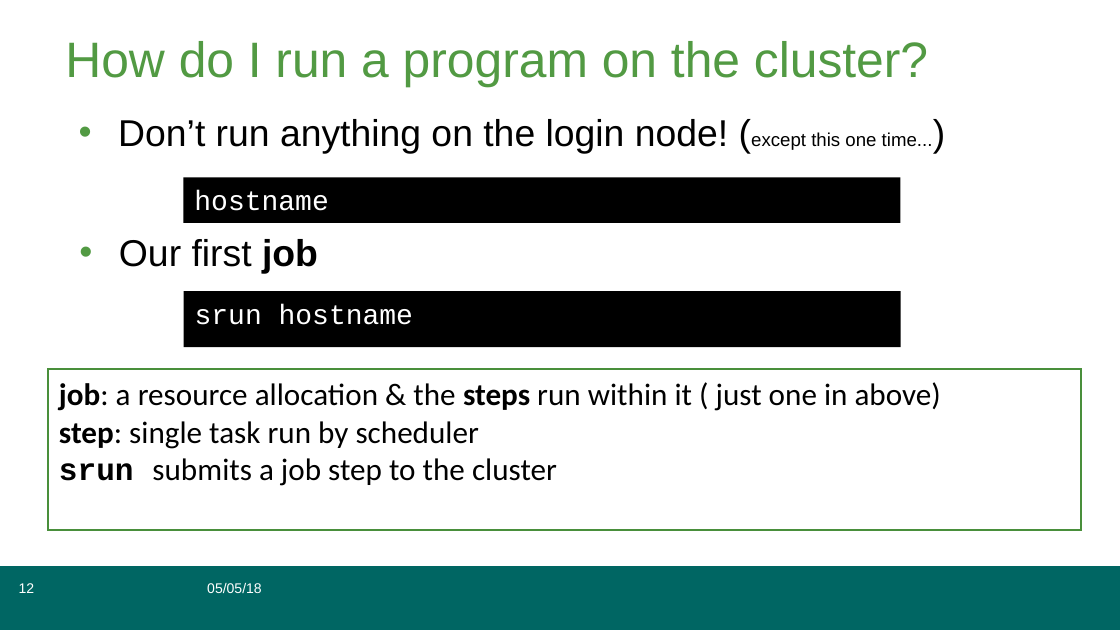
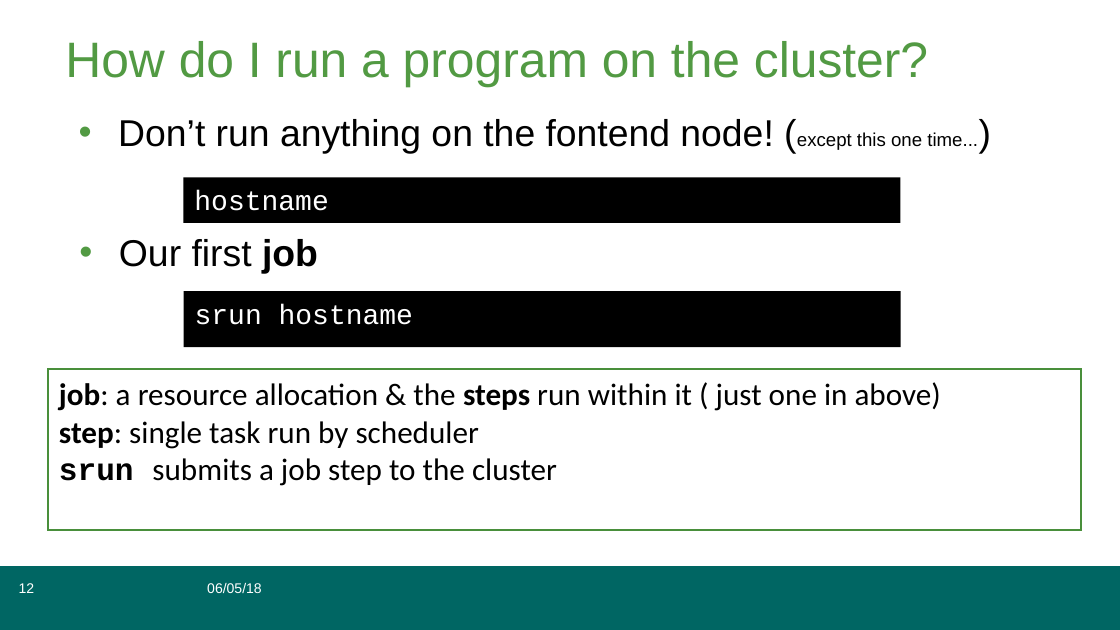
Before and after one commit to grimbough/embl_hpc, a slide deck: slide 12 of cluster_training2018.odp. Drawn at 1120x630 pixels with LibreOffice and Linux fonts; fonts in the diff are those of the drawing. Boxes give left, top, right and bottom in pixels: in the first picture for what was removed or moved away, otherwise in the second. Text is boxed around its words. In the diff, an @@ line names an element or a change of style, - is before the commit and + after.

```diff
--- a/cluster_training2018.odp
+++ b/cluster_training2018.odp
@@ text at (118, 119, 978, 154): text changed @@
-• Don’t run anything on the login node! (except this one time...)
+• Don’t run anything on the fontend node! (except this one time...)
@@ text in free at (207, 583, 261, 593): text changed @@
-05/05/18
+06/05/18
```
Also in this commit, not shown: 77 other slides changed, 3 slides added, 5 slides removed.
